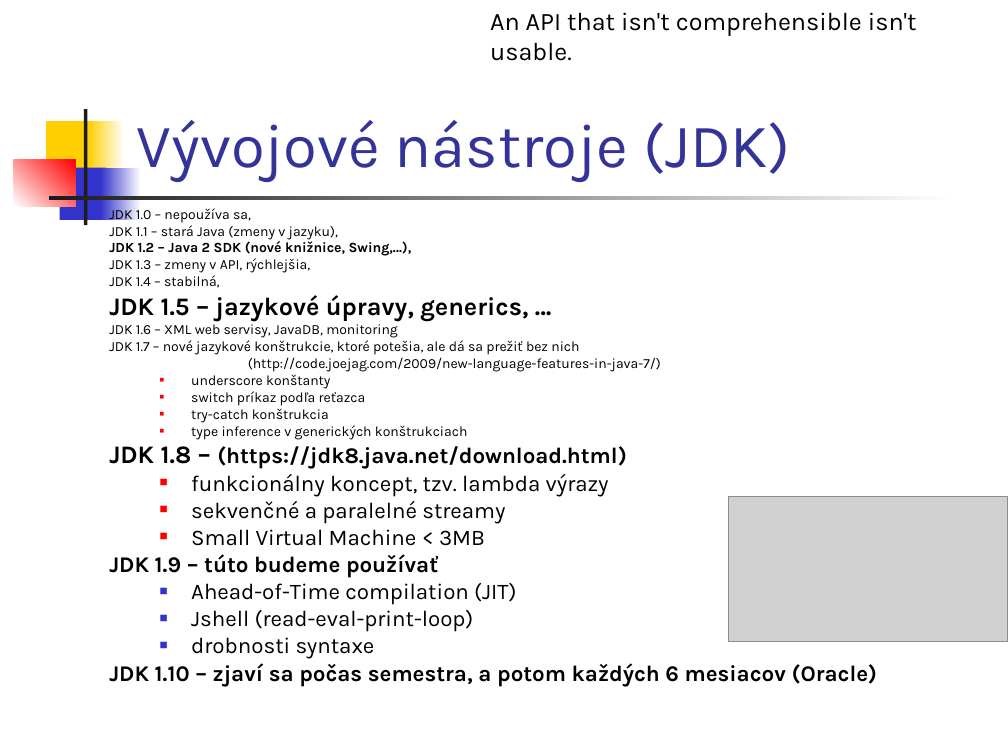
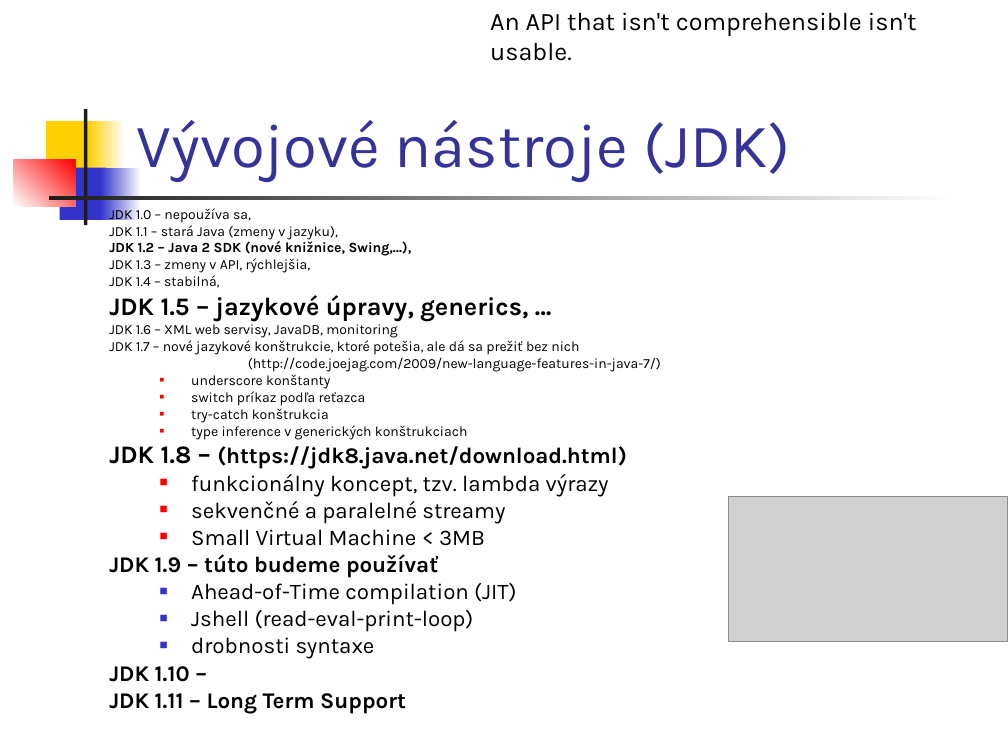
Before and after one commit to Programovanie4/Prednasky, a slide deck: slide 15 of 01/01_java.ppt (slide 16 before the commit). Drawn at 1008x756 pixels with LibreOffice and Linux fonts; fonts in the diff are those of the drawing; grey boxes stand for pictures. Boxes give left, top, right and bottom in pixels: in the first picture for what was removed or moved away, otherwise in the second. Text is boxed around its words. In the diff, an @@ line names an element or a change of style, - is before the commit and + after.

```diff
--- a/01/01_java.ppt
+++ b/01/01_java.ppt
@@ text at (109, 666, 406, 714): text changed @@
-JDK 1.10 – zjaví sa počas semestra, a potom každých 6 mesiacov (Oracle)
+JDK 1.10 –
+JDK 1.11 – Long Term Support
```
Also in this commit, not shown: 6 other slides changed, 5 slides removed, 6 other files.
